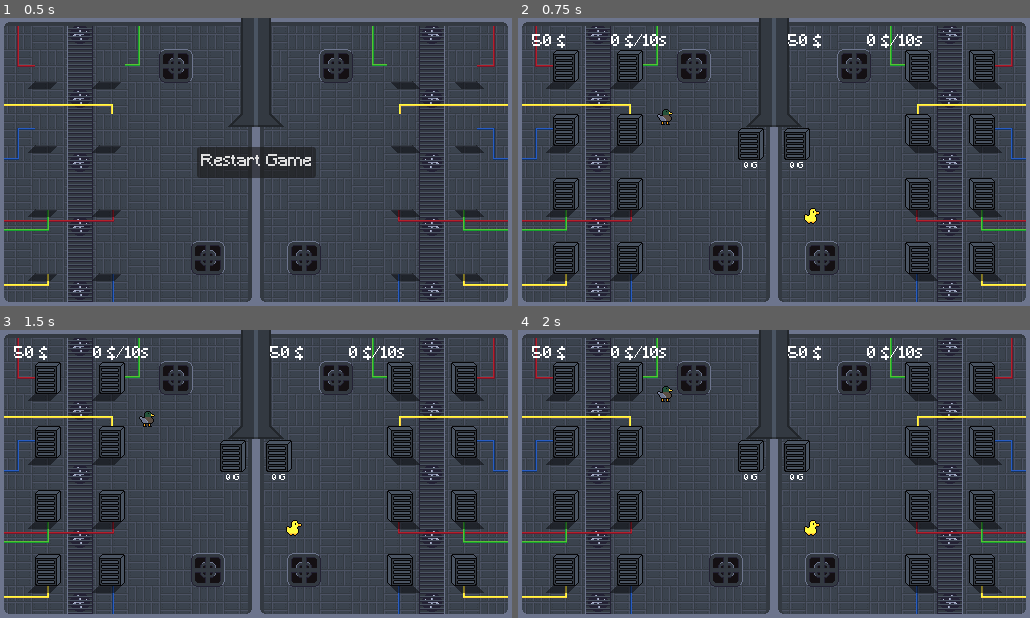
Above: before the commit, frames 1-4 (two rows, left to right).
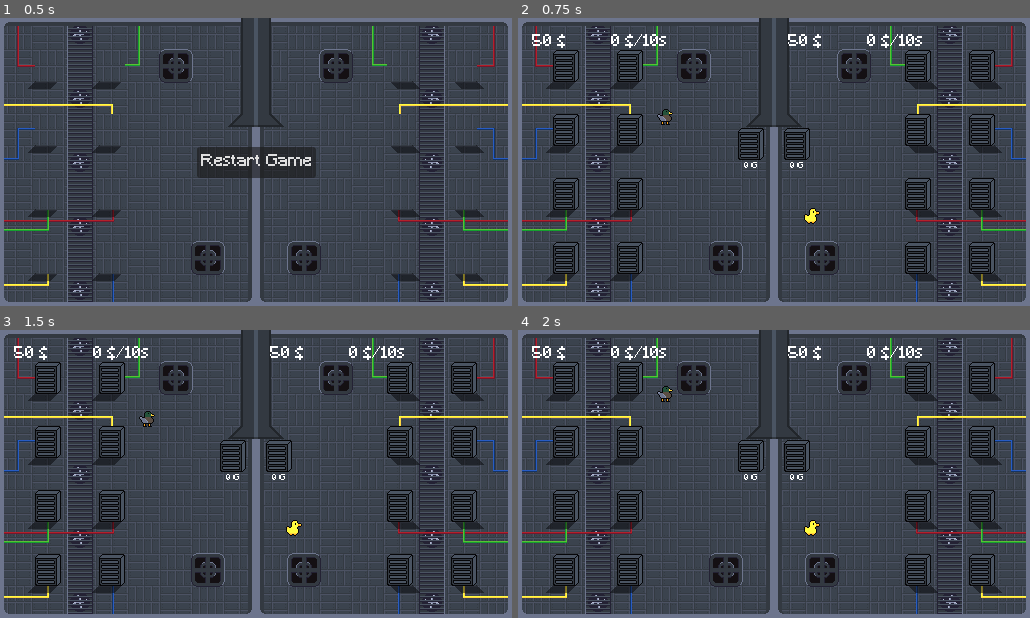
Above: after the commit, the same moments.

Repository: Joinsider/HetznerGamejam2025
Game: Godot game, scene res://scene/GameOver.tscn
Same seed, same stepped clock (60 frames per second), same inputs: the game is played once before the commit and once after it.
Inputs:
- Up to frame 1 (0.5 s): no input
- Up to frame 2 (0.75 s): click "Restart Game" at 0.5 s
- Up to frame 3 (1.5 s): tap Enter at 1.25 s; hold W (player0_up) from 1.28 s (still down); tap E (player0_interact) at 1.35 s
- Up to frame 4 (2 s): keep holding W (player0_up)

Frame 1 is identical in both runs. In frame 2, 1.5% of the frame differs, in the area x 75-94%, y 11-89%; in frame 3, 1.5%; in frame 4, 1.5%.

Commit message:
Added Upgrade hint

Diff:
--- a/scene/machine/server.tscn
+++ b/scene/machine/server.tscn
@@ -22,4 +22,23 @@
 wait_time = 10.0
 autostart = true
 
+[node name="CenterContainer" type="CenterContainer" parent="."]
+anchors_preset = 8
+anchor_left = 0.5
+anchor_top = 0.5
+anchor_right = 0.5
+anchor_bottom = 0.5
+offset_left = -37.0
+offset_top = -27.0
+offset_right = 212.0
+offset_bottom = 13.0
+grow_horizontal = 2
+grow_vertical = 2
+scale = Vector2(0.3, 0.3)
+
+[node name="UpgradeInfo" type="Label" parent="CenterContainer"]
+layout_mode = 2
+
+[connection signal="body_entered" from="Area2D" to="." method="_on_area_2d_body_entered"]
+[connection signal="body_exited" from="Area2D" to="." method="_on_area_2d_body_exited"]
 [connection signal="timeout" from="Timer" to="." method="_on_timer_timeout"]
--- a/scene/main.tscn
+++ b/scene/main.tscn
@@ -70,50 +70,34 @@
 
 [node name="0Server" parent="Servers/Player1" instance=ExtResource("3_wp4xf")]
 position = Vector2(400, 48)
-rotation = 3.14159
-scale = Vector2(1, -1)
 Player = 1
 
 [node name="0Server2" parent="Servers/Player1" instance=ExtResource("3_wp4xf")]
 position = Vector2(464, 48)
-rotation = 3.14159
-scale = Vector2(1, -1)
 Player = 1
 
 [node name="0Server3" parent="Servers/Player1" instance=ExtResource("3_wp4xf")]
 position = Vector2(400, 112)
-rotation = 3.14159
-scale = Vector2(1, -1)
 Player = 1
 
 [node name="0Server4" parent="Servers/Player1" instance=ExtResource("3_wp4xf")]
 position = Vector2(464, 112)
-rotation = 3.14159
-scale = Vector2(1, -1)
 Player = 1
 
 [node name="0Server5" parent="Servers/Player1" instance=ExtResource("3_wp4xf")]
 position = Vector2(400, 176)
-rotation = 3.14159
-scale = Vector2(1, -1)
 Player = 1
 
 [node name="0Server6" parent="Servers/Player1" instance=ExtResource("3_wp4xf")]
 position = Vector2(464, 176)
-rotation = 3.14159
-scale = Vector2(1, -1)
 Player = 1
 
 [node name="0Server7" parent="Servers/Player1" instance=ExtResource("3_wp4xf")]
 position = Vector2(400, 240)
-rotation = 3.14159
-scale = Vector2(1, -1)
 Player = 1
 
 [node name="0Server8" parent="Servers/Player1" instance=ExtResource("3_wp4xf")]
 position = Vector2(464, 240)
-rotation = 3.14159
-scale = Vector2(1, -1)
 Player = 1
 
 [node name="Down Collision" type="StaticBody2D" parent="."]
--- a/scripts/gamestate.gd
+++ b/scripts/gamestate.gd
@@ -2,3 +2,10 @@
 
 
 var players: Array[Player] = [null, null]
+
+# Only supports keyboard
+func get_key_string(interaction: String) -> String:
+	var event := InputMap.action_get_events(interaction)[0]
+	if event is InputEventKey:
+		return OS.get_keycode_string(event.physical_keycode)
+	return "Invalid"
--- a/scripts/machine.gd
+++ b/scripts/machine.gd
@@ -9,6 +9,7 @@
  	"player0_interact",
 	"player1_interact"
 ]
+
 const sprite = [
 	preload("res://sprites/Server-0.png"),
 	preload("res://sprites/Server-1.png"),
@@ -47,3 +48,15 @@
 func _on_timer_timeout() -> void:
 	var amount = Gameconstants.machine_levels[level].outcome
 	Gamestate.players[Player].add_collectable_coins(amount)
+
+
+func _on_area_2d_body_entered(body: Node2D) -> void:
+	if !(body == Gamestate.players[Player]):
+		return
+	$CenterContainer/UpgradeInfo.text = "Press " + Gamestate.get_key_string(controlls[Player]) + " to upgrade"
+
+
+func _on_area_2d_body_exited(body: Node2D) -> void:
+	if !(body == Gamestate.players[Player]):
+		return
+	$CenterContainer/UpgradeInfo.text = ""
